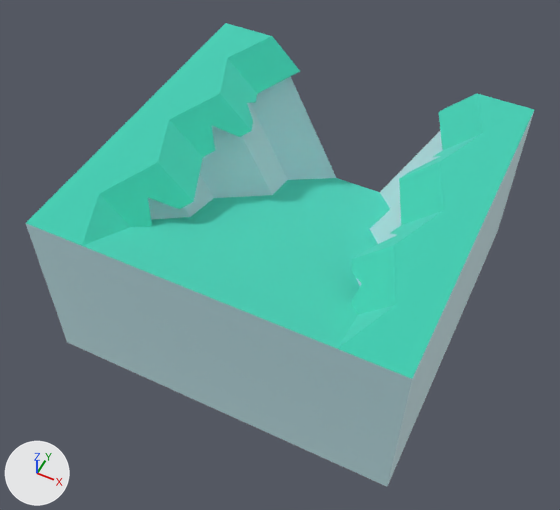
What one commit did to the glTF model public/models/nf2/nature/cliff_blockSlopeHalfWalls_stone.glb.
Before and after are seen from a 50 mm camera at (0.649, -1.407, 1.815) aimed at (-0.018, -0.074, 0.148). Lighting does not change. The marker at lower left points along +X, +Y and +Z. The first picture is the older version. Where no turn or scale is listed for an object, it has been applied to the vertices.

The first picture shows 'cliff_blockSlopeHalfWalls_stone'.
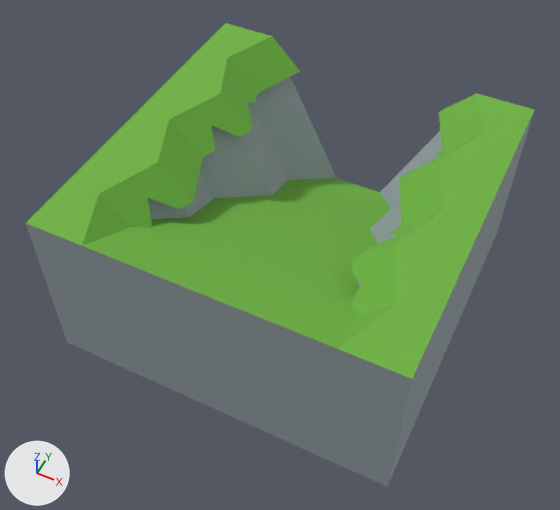
Pixel boxes [x1, y1, x2, y2] of what changed, in the pictures (560 x 510 px):
'cliff_blockSlopeHalfWalls_stone', recoloured, surface changed (darker)
    both: [26, 23, 534, 487]

The change in detail:
In material 'stone' (mat_stone), metallic goes from 1.0 to 0.0.
Material 'stone' (mat_stone) changes colour from pale blue #ddf2f5 to grey #9aa6ab; in linear values from (0.722, 0.886, 0.91) to (0.323, 0.381, 0.407).
In material 'grass' (mat_grass), metallic goes from 1.0 to 0.0.
Material 'grass' (mat_grass) changes colour from cyan #73eddd to green #6fb340; in linear values from (0.173, 0.847, 0.722) to (0.159, 0.451, 0.0513).
Object 'tmpParent' (ob_tmpparent) is deleted.
